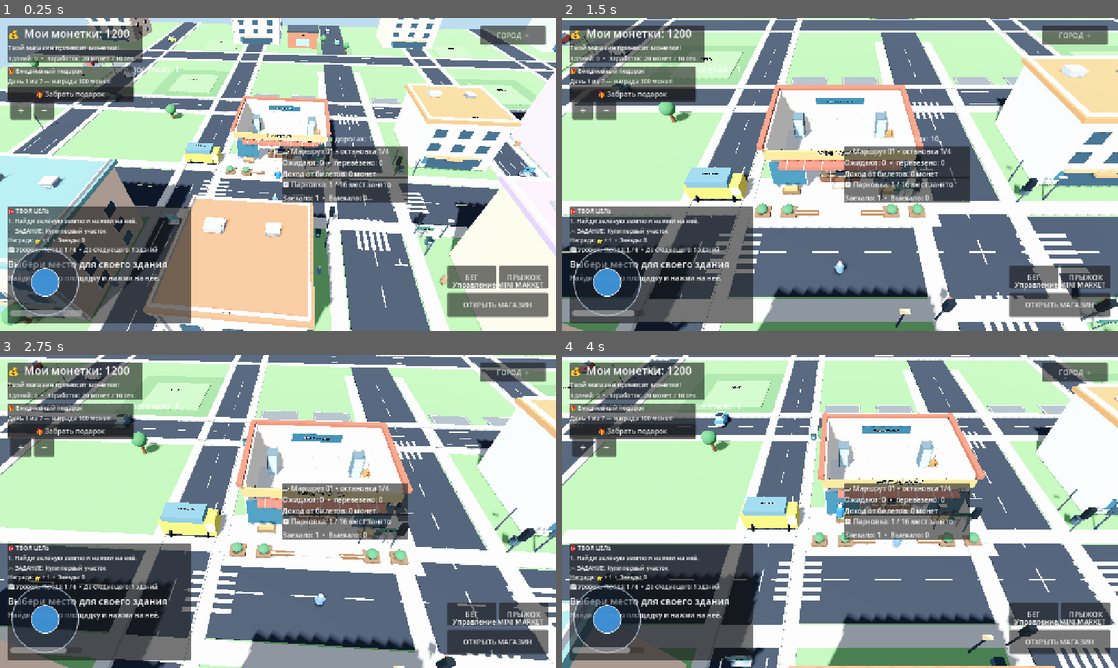
Above: before the commit, frames 1-4 (two rows, left to right).
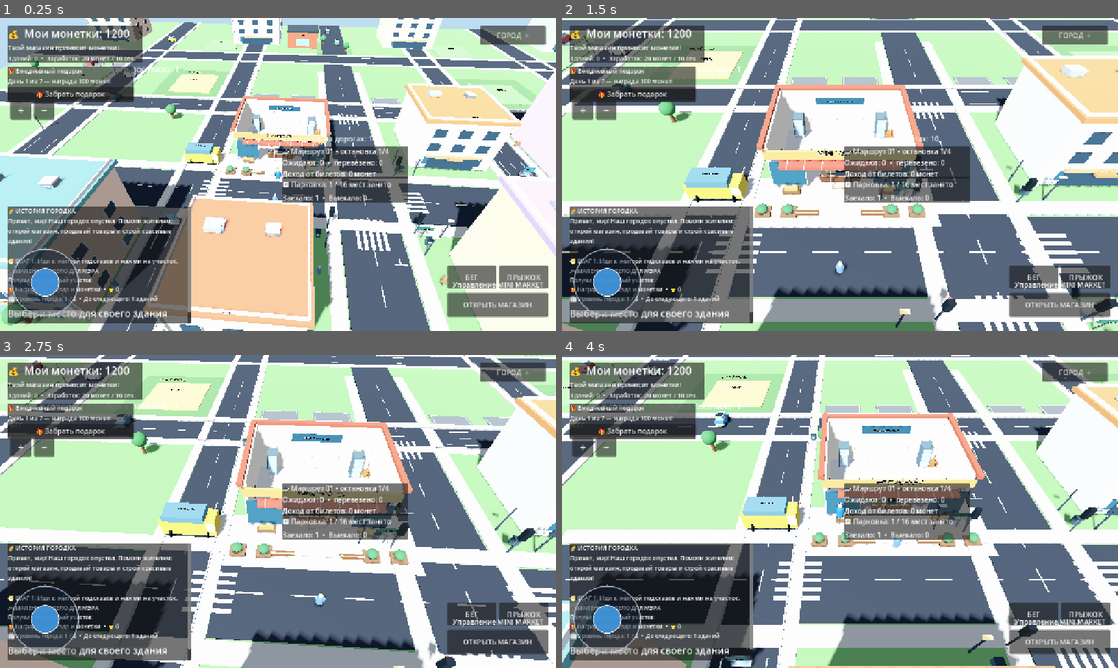
Above: after the commit, the same moments.

Repository: uchihabaha05-del/MINI-WORLD-TYCOON
Game: Godot game, scene res://scenes/Main.tscn
The game is run twice, just before and just after one commit, with the same random seed, the same clock (stepped at 60 frames per second) and the same inputs.
Inputs (mouse positions are in pixels of both pictures, inside the frame that each line leads up to):
- Up to frame 1 (0.25 s): no input
- Up to frame 2 (1.5 s): tap Enter at 0.5 s; move the mouse to (812, 237) at 0.52 s; hold W 0.53-1.25 s; hold Shift 0.53-1.25 s; click (812, 237) at 0.67 s; tap Space at 0.77 s; drag from (1006, 221) to (812, 237) at 1.27 s
- Up to frame 3 (2.75 s): move the mouse to (111, 464) at 2.02 s; hold A from 2.03 s (still down); hold Shift from 2.03 s (still down)
- Up to frame 4 (4 s): release A at 2.75 s; release Shift at 2.75 s; drag from (867, 511) to (673, 464) at 2.77 s; move the mouse to (756, 433) at 3.52 s; hold S from 3.53 s (still down); hold Shift from 3.53 s (still down); tap Space at 3.77 s

The runs differ from the first frame. In frame 1, 3.3% of the frame differs, in the area x 1-40%, y 17-98%; in frame 2, 3.5%; in frame 3, 3.8%, in the area x 1-59%, y 7-98%; in frame 4, 3.8%.

Commit message:
Add child-friendly town story and guided first-build markers

Diff:
--- a/scripts/tycoon_manager.gd
+++ b/scripts/tycoon_manager.gd
@@ -45,6 +45,7 @@
 var income_timer: Timer
 var city_dashboard_open := false
 var city_dashboard_button: Button
+var story_markers: Array[Label3D] = []
 
 func _ready() -> void:
 	_create_plots()
@@ -103,6 +104,17 @@
 		marker.position = Vector3(0, 1.1, 0)
 		marker.modulate = Color("#ffffff")
 		area.add_child(marker)
+
+		var story_marker := Label3D.new()
+		story_marker.name = "StoryHint"
+		story_marker.text = "НАЖМИ НА УЧАСТОК"
+		story_marker.font_size = 42
+		story_marker.pixel_size = 0.012
+		story_marker.position = Vector3(0, 3.2, 0)
+		story_marker.modulate = Color("#fff2a6")
+		story_marker.visible = false
+		area.add_child(story_marker)
+		story_markers.append(story_marker)
 
 		area.input_event.connect(_on_plot_input_event.bind(i))
 		add_child(area)
@@ -417,7 +429,21 @@
 			color = Color("#d8bd70") if String(plot["building"]).is_empty() else Color("#7899a8")
 		if i == selected_plot:
 			color = Color("#f2dc77")
+		elif tutorial_step == 0 and i == 0:
+			color = Color("#f2dc77")
 		pad.material_override = _make_material(color)
+		if i < story_markers.size():
+			var hint := story_markers[i]
+			hint.visible = false
+			if tutorial_step == 0 and i == 0:
+				hint.text = "⬇ ПЕРВЫЙ УЧАСТОК"
+				hint.visible = true
+			elif tutorial_step == 1 and i == selected_plot:
+				hint.text = "КУПИ ЭТУ ЗЕМЛЮ"
+				hint.visible = true
+			elif tutorial_step == 2 and i == selected_plot:
+				hint.text = "ПОСТРОЙ МАГАЗИН"
+				hint.visible = true
 
 func _refresh_ui() -> void:
 	var business_count := 0
@@ -543,14 +569,14 @@
 
 func _update_quest_text() -> void:
 	var names: Array[String] = [
-		"Купи первый участок",
-		"Построй первое здание",
-		"Улучши любое здание",
-		"Найми работника",
-		"Построй всего 3 здания",
-		"Продай 10 товаров в магазине",
-		"Заработай 500 монет на продажах",
-		"Найми помощника в магазин"
+		"Получи свой первый участок",
+		"Открой первый магазин",
+		"Сделай магазин ещё лучше",
+		"Найми помощника для покупателей",
+		"Построй целых 3 здания",
+		"Продай 10 товаров жителям",
+		"Заработай 500 монет на товарах",
+		"Позови помощника следить за полками"
 	]
 	var next_quest := -1
 	for i in range(quest_done.size()):
@@ -560,7 +586,7 @@
 	if next_quest == -1:
 		quest_label.text = "🏆 Все задания выполнены!\n⭐ Звёзды: %d — продолжай строить город!" % stars
 	else:
-		quest_label.text = "🎮 ЗАДАНИЕ: %s\nНаграда: ⭐ + 1  •  Звёзды: %d" % [names[next_quest], stars]
+		quest_label.text = "🎮 МАЛЕНЬКОЕ ДЕЛО ДЛЯ МЭРА\n%s\n🎁 Награда: +1 звезда и монетки  •  ⭐ %d" % [names[next_quest], stars]
 
 
 func _count_buildings() -> int:
@@ -601,15 +627,15 @@
 func _update_mission() -> void:
 	match tutorial_step:
 		0:
-			mission_label.text = "🎯 ТВОЯ ЦЕЛЬ\n1. Найди зелёную землю и нажми на неё."
+			mission_label.text = "🌈 ИСТОРИЯ ГОРОДКА\nПривет, мэр! Наш городок опустел. Помоги жителям: открой магазин, продавай товары и строй красивые здания!\n\n🧭 ШАГ 1: Иди к жёлтой подсказке и нажми на участок."
 		1:
-			mission_label.text = "👍 Отлично!\n2. Купи выбранную землю за 300 монет."
+			mission_label.text = "⭐ Отлично! Ты нашёл место для магазина.\n\n🧭 ШАГ 2: Нажми «Купить землю» — это стоит 300 монет. Земля станет твоей!"
 		2:
-			mission_label.text = "🏗️ Теперь строй!\n3. Нажми «Магазин» — он стоит 450 монет."
+			mission_label.text = "🏗️ Земля твоя! Пора открыть первый магазин.\n\n🧭 ШАГ 3: Нажми кнопку «Магазин» — он стоит 450 монет. Жители ждут покупки!"
 		3:
-			mission_label.text = "⭐ Всё готово!\nПодожди немного — здание принесёт тебе монетки."
+			mission_label.text = "🎉 УРА! Магазин открыт!\nПокупатели скоро придут, а магазин принесёт первые монетки. Подожди немного и смотри, как растёт твой город!"
 		_:
-			mission_label.text = "🏆 Молодец! Первый бизнес готов!\nСтрой новые здания и развивай свой город."
+			mission_label.text = "🏆 ТЫ — МОЛОДЕЦ, МЭР!\nПервый магазин работает. Теперь помогай городу: пополняй полки, продавай товары, нанимай помощников и открывай кафе, дома и новые магазины."
 
 func _hire_plot_worker() -> void:
 	if not _has_selection():
